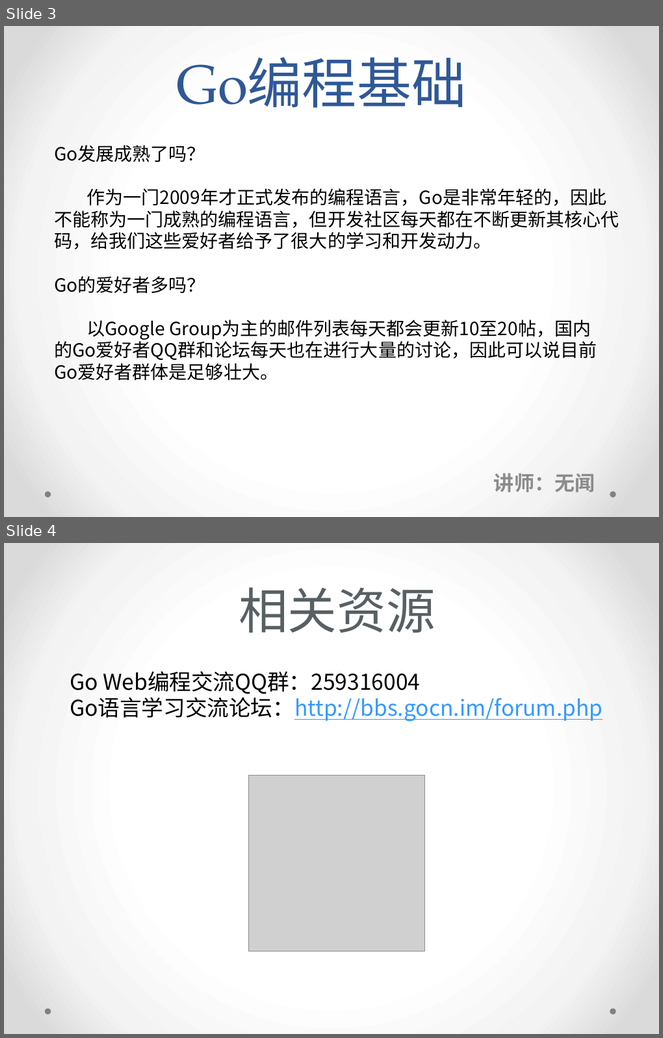
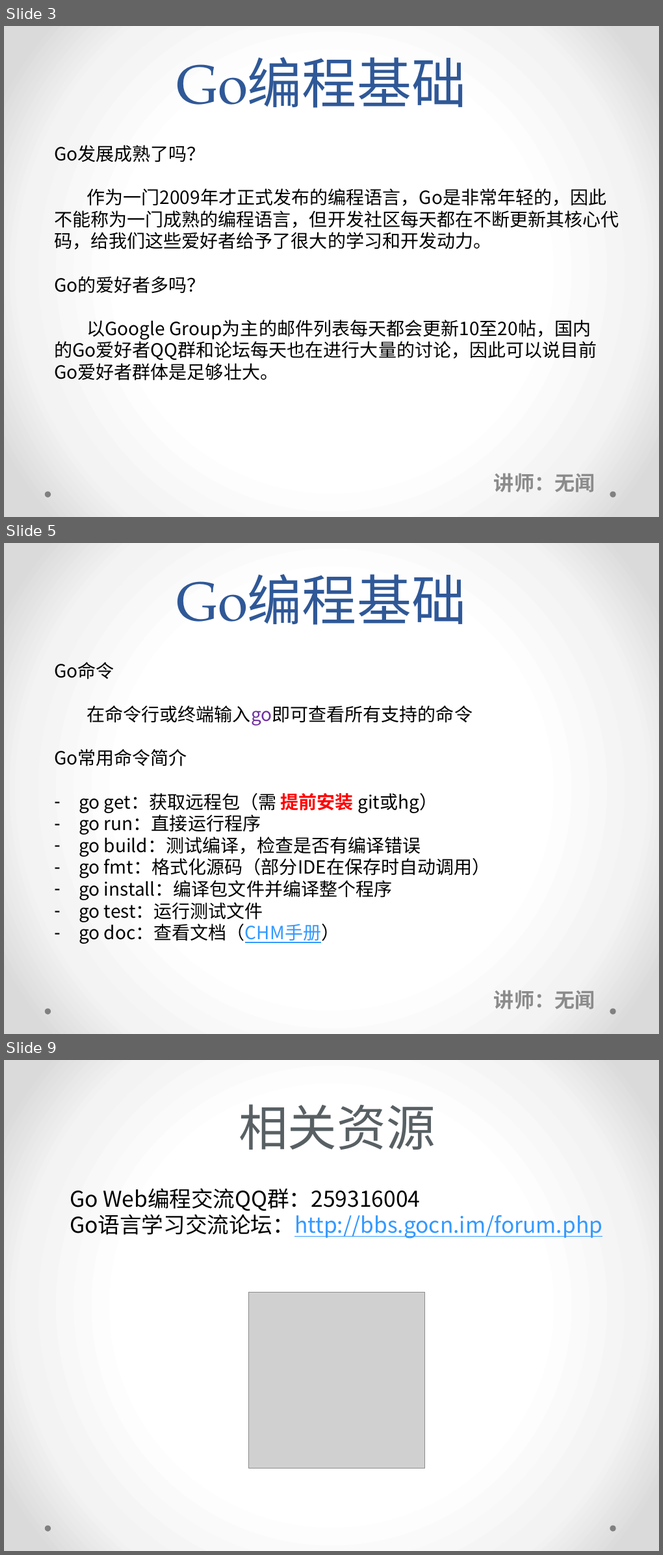
Before and after one commit to deliretzua/go-fundamental-programming, a slide deck: Go编程基础-课堂讲义.pptx. Shown one above the other, each under a label of ours: slides 3 and 4 before the commit, slides 3, 5 and 9 after it; the slides between them are not shown. The pictures are 663x1038 and 663x1555 pixels, drawn with LibreOffice and Linux fonts; fonts in the diff are those of the drawing; grey boxes stand for pictures. Boxes give left, top, right and bottom in pixels: in the first picture for what was removed or moved away, otherwise in the second. Text is boxed around its words. In the diff, an @@ line names an element or a change of style, - is before the commit and + after.

```diff
--- a/Go编程基础-课堂讲义.pptx
+++ b/Go编程基础-课堂讲义.pptx
@@ slide 5 added at [4,543,659,1034], background gradient #FFFFFF to #F4F4F4 to #DADADA; not listed: 2 template elements that a slide beside it also shows @@
@@ title added at [176,574,466,625], 60 pt, text #2F5897 @@
+Go编程基础
@@ text added at [54,662,491,944], 20 pt, text #000000 @@
+Go命令
+在命令行或终端输入go即可查看所有支持的命令
+Go常用命令简介
+– go get：获取远程包（需 提前安装 git或hg）
+– go run：直接运行程序
+– go build：测试编译，检查是否有编译错误
+– go fmt：格式化源码（部分IDE在保存时自动调用）
+– go install：编译包文件并编译整个程序
+– go test：运行测试文件
+– go doc：查看文档（CHM手册）
@@ subtitle added at [494,990,595,1010], 22.2 pt, text #8C8C8C, bold @@
+讲师：无闻
@@ what was slide 4 is now slide 9 @@
```
Also in this commit, not shown: 1 slide changed, 4 other slides added, 3 other files.
